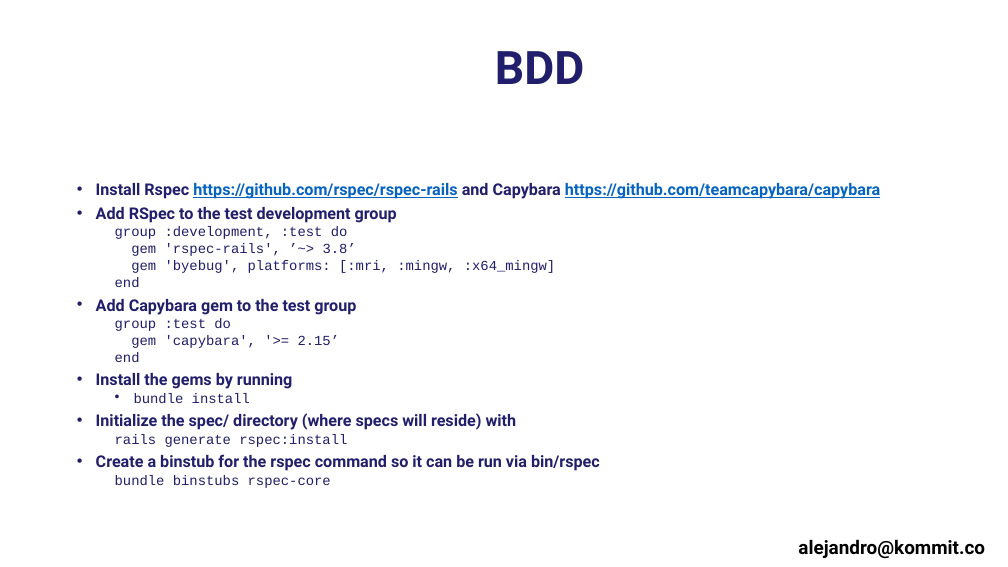
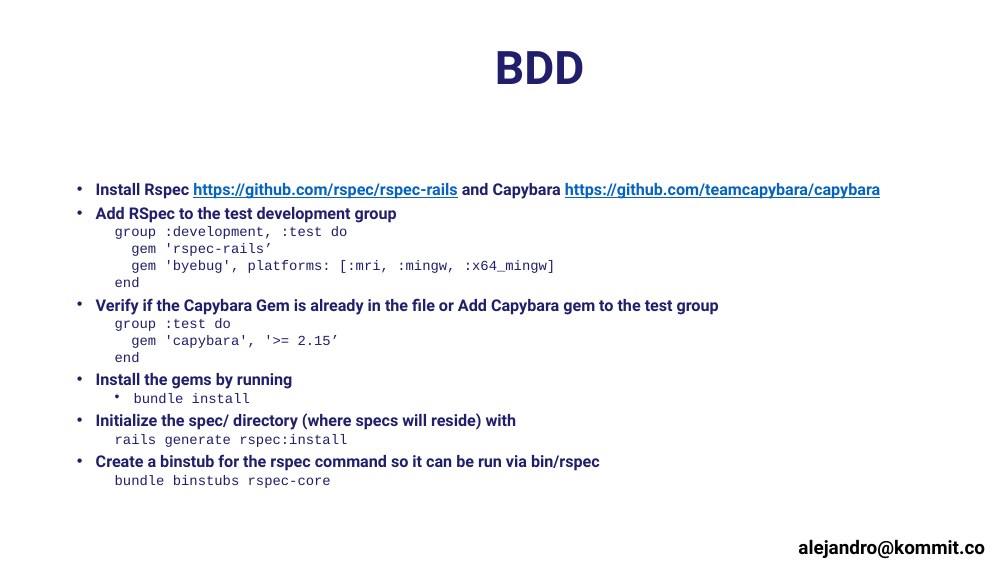
Before and after one commit to alejandrotoro/RubyOnRailsCourse, a slide deck: slide 7 of Section 3 - BDD.pptx. Drawn at 1008x567 pixels with LibreOffice and Linux fonts; fonts in the diff are those of the drawing; background and template pictures are left out. Boxes give left, top, right and bottom in pixels: in the first picture for what was removed or moved away, otherwise in the second. Text is boxed around its words. In the diff, an @@ line names an element or a change of style, - is before the commit and + after.

```diff
--- a/Section 3 - BDD.pptx
+++ b/Section 3 - BDD.pptx
@@ text at [131,243,273,256]: text changed @@
-  gem 'rspec-rails', ’~> 3.8’
+  gem 'rspec-rails’
@@ text at [96,298,719,315]: text changed @@
-• Add Capybara gem to the test group
+• Verify if the Capybara Gem is already in the file or Add Capybara gem to the test group
```
Also in this commit, not shown: 2 other slides changed, 1 other file.
